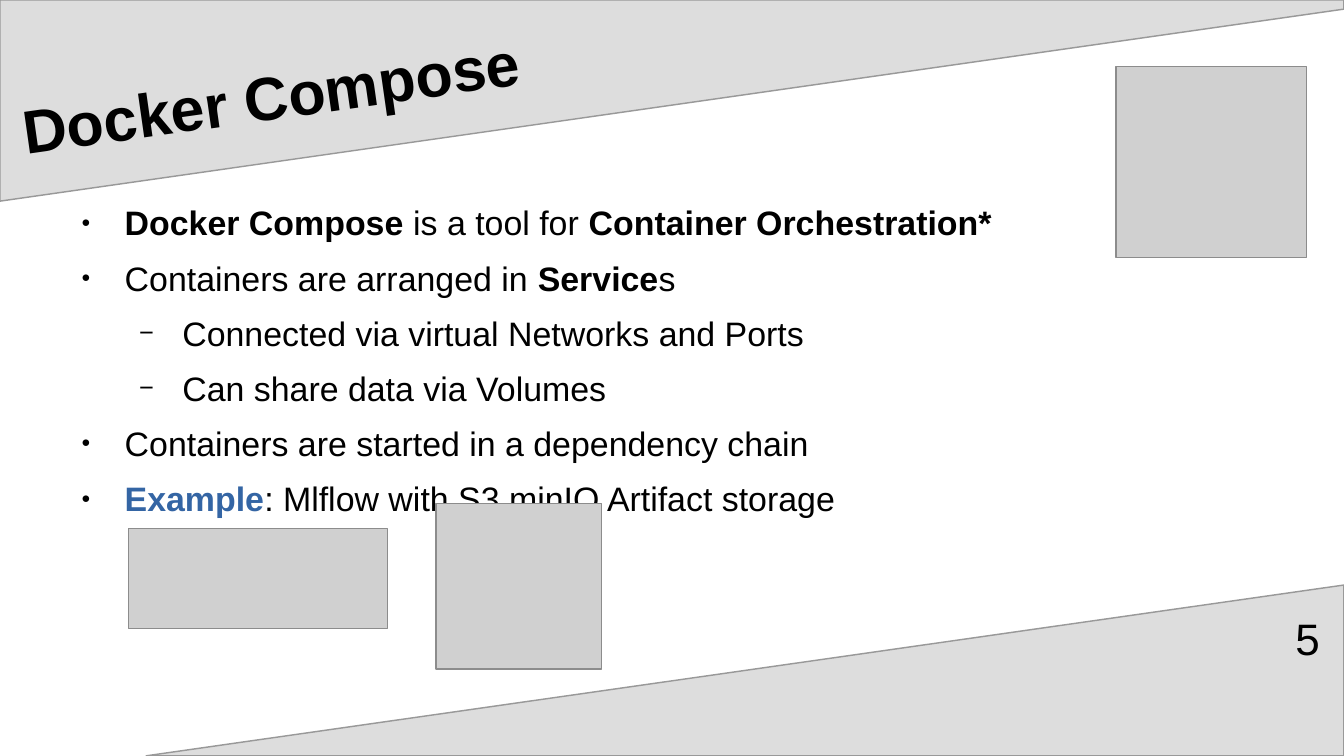
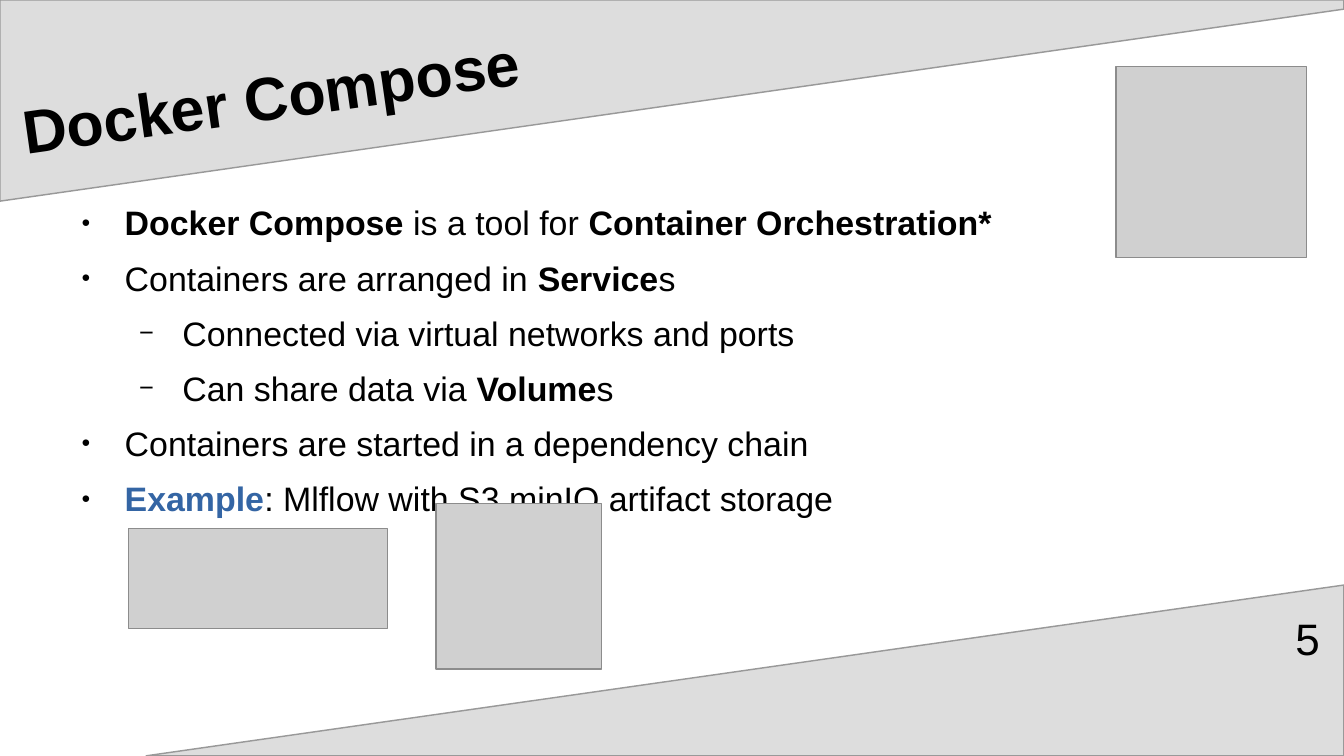
Before and after one commit to upart/cabinops, a slide deck: slide 5 of documentation/Introduction.odp. Drawn at 1344x756 pixels with LibreOffice and Linux fonts; fonts in the diff are those of the drawing; grey boxes stand for pictures. Boxes give left, top, right and bottom in pixels: in the first picture for what was removed or moved away, otherwise in the second. Text is boxed around its words. In the diff, an @@ line names an element or a change of style, - is before the commit and + after.

```diff
--- a/documentation/Introduction.odp
+++ b/documentation/Introduction.odp
@@ text at bbox=[182, 321, 794, 353]: text changed @@
-  − Connected via virtual Networks and Ports
+  − Connected via virtual networks and ports
@@ text at bbox=[182, 376, 614, 402]: bold on in "Volumes" @@
@@ text at bbox=[125, 484, 833, 518]: text changed @@
-● Example: Mlflow with S3 minIO Artifact storage
+● Example: Mlflow with S3 minIO artifact storage
```
Also in this commit, not shown: 6 other slides changed.
